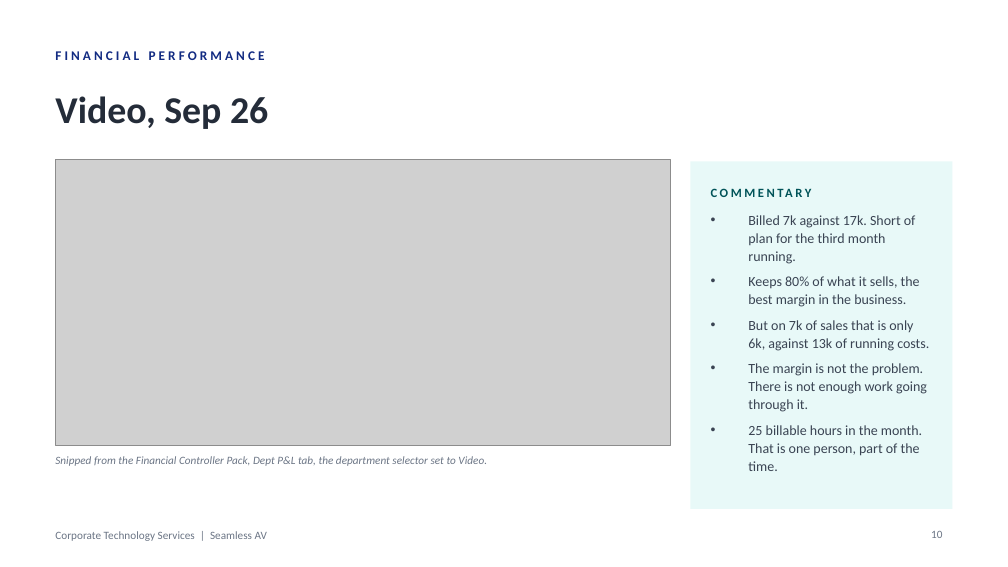
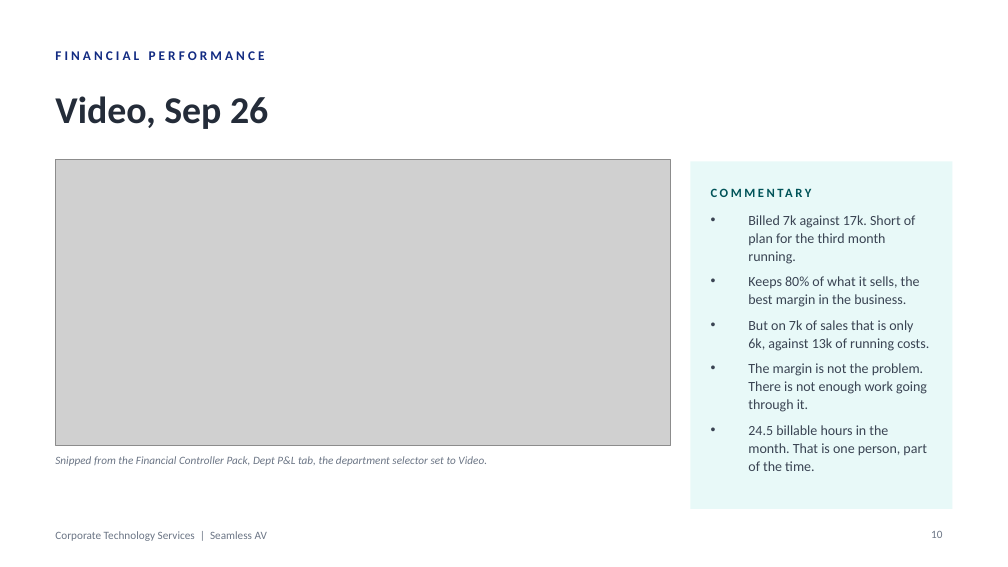
Before and after one commit to WesleyNelson-O33/Claude, a slide deck: slide 10 of deck/CTS Monthly Business Review - September 2026.pptx. Drawn at 1008x567 pixels with LibreOffice and Linux fonts; fonts in the diff are those of the drawing; grey boxes stand for pictures. Boxes give left, top, right and bottom in pixels: in the first picture for what was removed or moved away, otherwise in the second. Text is boxed around its words. In the diff, an @@ line names an element or a change of style, - is before the commit and + after.

```diff
--- a/deck/CTS Monthly Business Review - September 2026.pptx
+++ b/deck/CTS Monthly Business Review - September 2026.pptx
@@ text at bbox=[748, 425, 927, 471]: text changed @@
-• 25 billable hours in the month. That is one person, part of the time.
+• 24.5 billable hours in the month. That is one person, part of the time.
```
Also in this commit, not shown: 1 other slide changed, 2 slides added, 25 other files.
